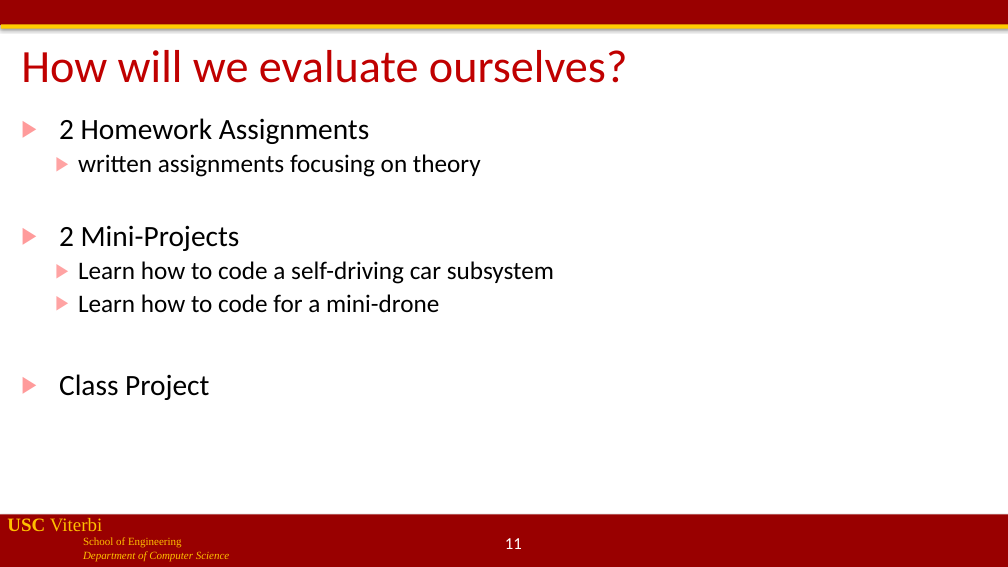
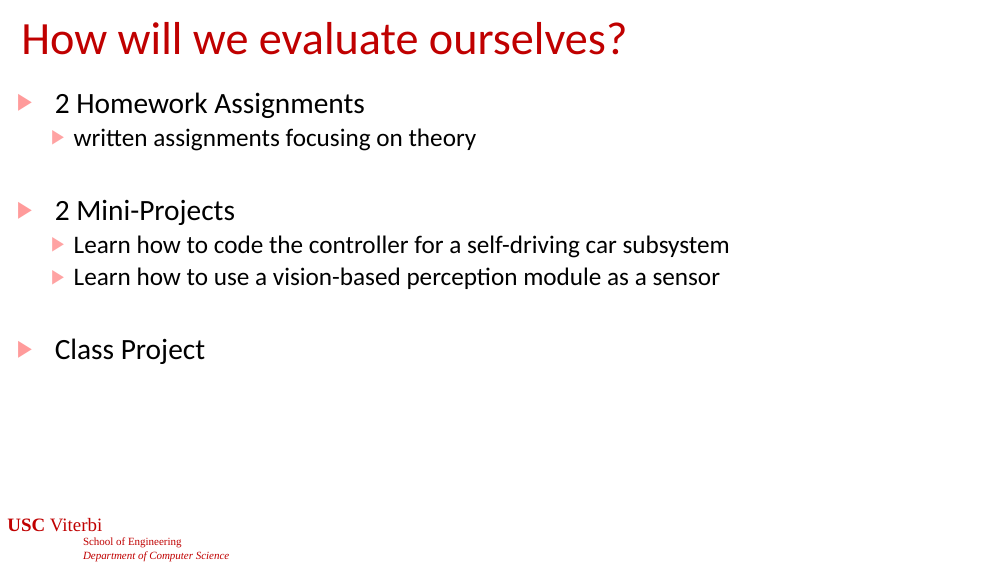
Before and after one commit to jdeshmukh/jdeshmukh.github.io, a slide deck: slide 11 of teaching/cs513slides/lecture0-Course-Intro.pptx. Drawn at 1008x567 pixels with LibreOffice and Linux fonts; fonts in the diff are those of the drawing; background and template pictures are left out. Boxes give left, top, right and bottom in pixels: in the first picture for what was removed or moved away, otherwise in the second. Text is boxed around its words. In the diff, an @@ line names an element or a change of style, - is before the commit and + after.

```diff
--- a/teaching/cs513slides/lecture0-Course-Intro.pptx
+++ b/teaching/cs513slides/lecture0-Course-Intro.pptx
@@ rectangle removed at bbox=[0, 0, 1008, 25] @@
@@ rectangle removed at bbox=[1, 24, 1008, 29] @@
@@ title "How will we evaluate ourselves?": place and size @@
-title "How will we evaluate ourselves?" at bbox=[21, 50, 627, 83]
+title "How will we evaluate ourselves?" at bbox=[21, 22, 627, 55]
@@ text "2 Homework Assignments": place and size @@
-text "2 Homework Assignments" at bbox=[59, 118, 554, 400]
+text "2 Homework Assignments" at bbox=[55, 92, 730, 364]
@@ text at bbox=[74, 235, 730, 289]: text changed @@
-  ▶ Learn how to code a self-driving car subsystem
-  ▶ Learn how to code for a mini-drone
+  ▶ Learn how to code the controller for a self-driving car subsystem
+  ▶ Learn how to use a vision-based perception module as a sensor
@@ text "USC Viterbi" at bbox=[7, 518, 229, 561]: text colour #FFC000 to #C00000 @@
@@ rectangle removed at bbox=[0, 515, 1008, 567] @@
```
Also in this commit, not shown: 19 other slides changed, 3 other files.
